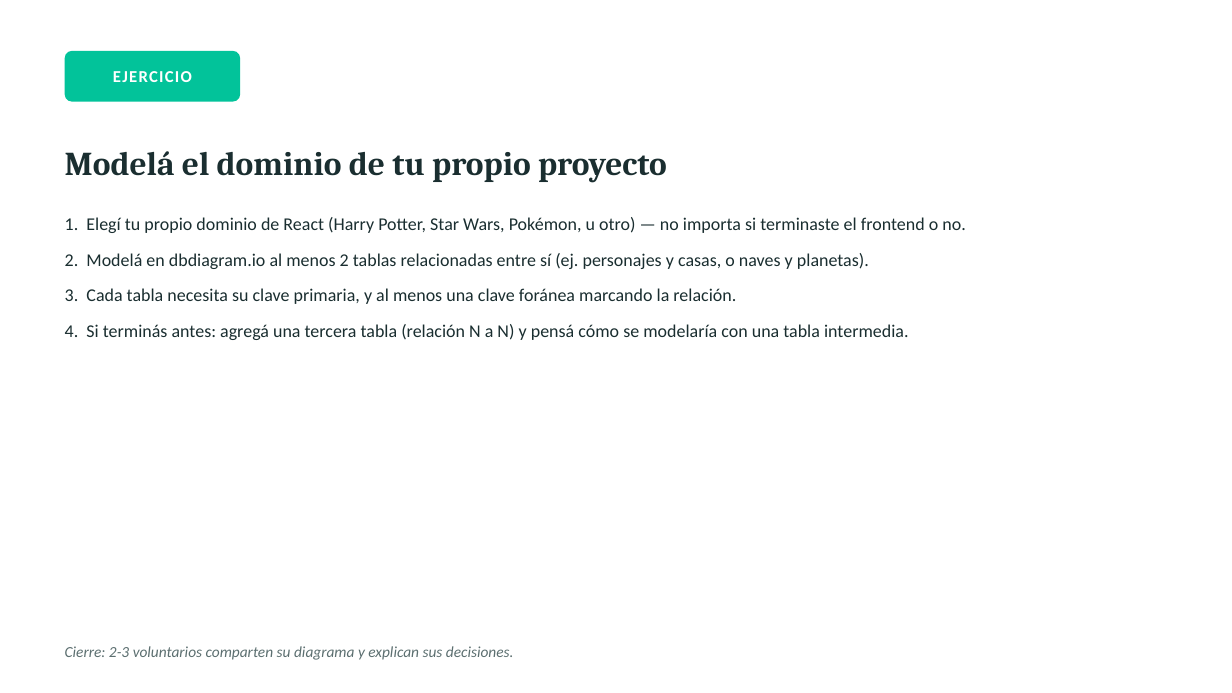
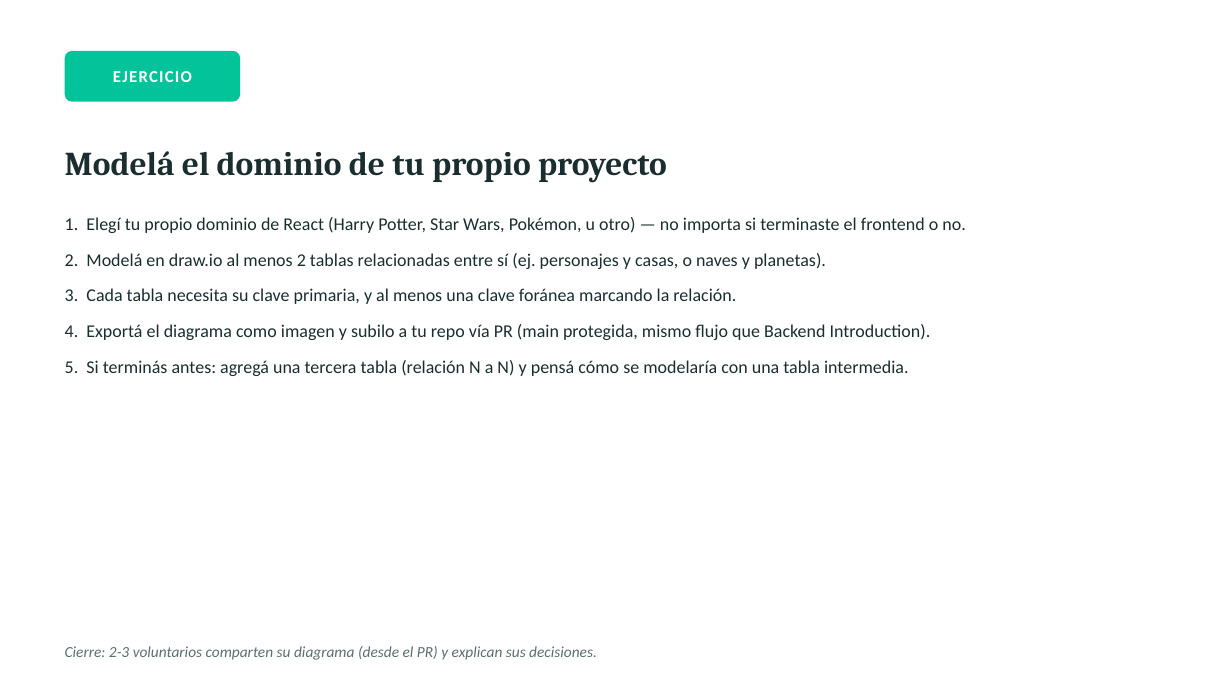
Before and after one commit to rafaelmogollon-gm2dev/backend-bootcamp-manejo-de-datos, a slide deck: slide 13 of clases/clase-1/presentacion.pptx. Drawn at 1232x693 pixels with LibreOffice and Linux fonts; fonts in the diff are those of the drawing. Boxes give left, top, right and bottom in pixels: in the first picture for what was removed or moved away, otherwise in the second. Text is boxed around its words. In the diff, an @@ line names an element or a change of style, - is before the commit and + after.

```diff
--- a/clases/clase-1/presentacion.pptx
+++ b/clases/clase-1/presentacion.pptx
@@ text at (x1=65, y1=253, x2=826, y2=269): text changed @@
-2. Modelá en dbdiagram.io al menos 2 tablas relacionadas entre sí (ej. personajes y casas, o naves y planetas).
+2. Modelá en draw.io al menos 2 tablas relacionadas entre sí (ej. personajes y casas, o naves y planetas).
@@ text at (x1=65, y1=324, x2=931, y2=376): text changed @@
-4. Si terminás antes: agregá una tercera tabla (relación N a N) y pensá cómo se modelaría con una tabla intermedia.
+4. Exportá el diagrama como imagen y subilo a tu repo vía PR (main protegida, mismo flujo que Backend Introduction).
+5. Si terminás antes: agregá una tercera tabla (relación N a N) y pensá cómo se modelaría con una tabla intermedia.
@@ text at (x1=65, y1=646, x2=597, y2=660): text changed @@
-Cierre: 2-3 voluntarios comparten su diagrama y explican sus decisiones.
+Cierre: 2-3 voluntarios comparten su diagrama (desde el PR) y explican sus decisiones.
```
Also in this commit, not shown: 1 other slide changed, 10 other files.
